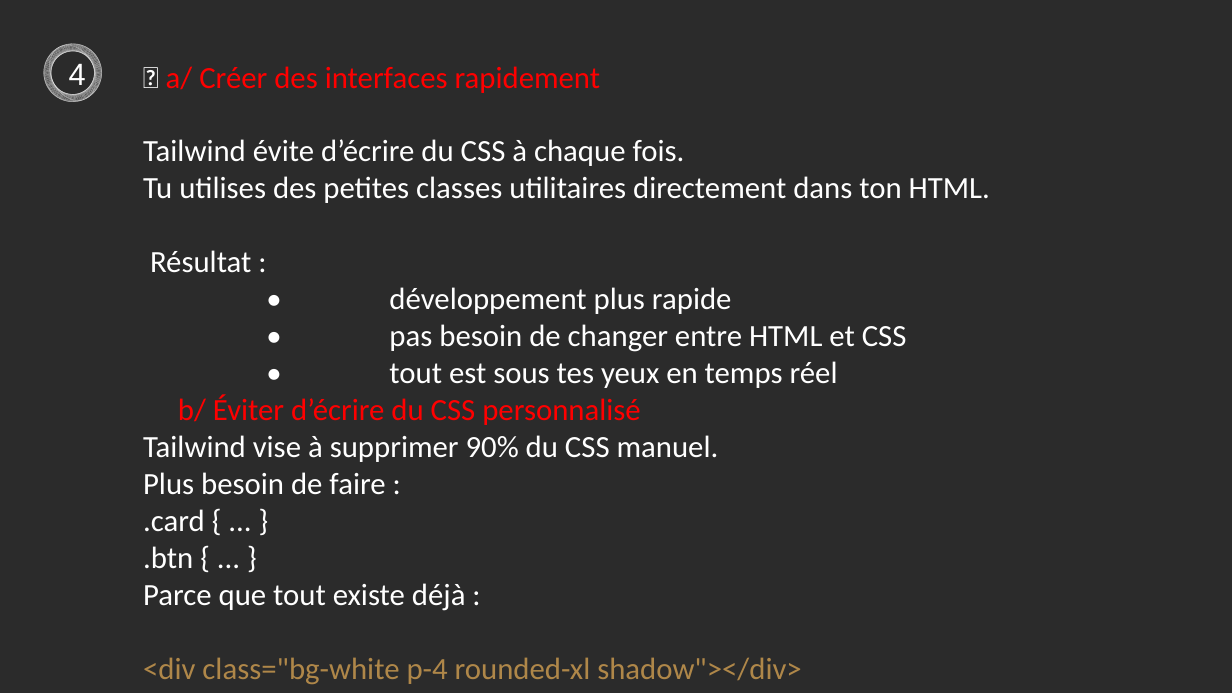
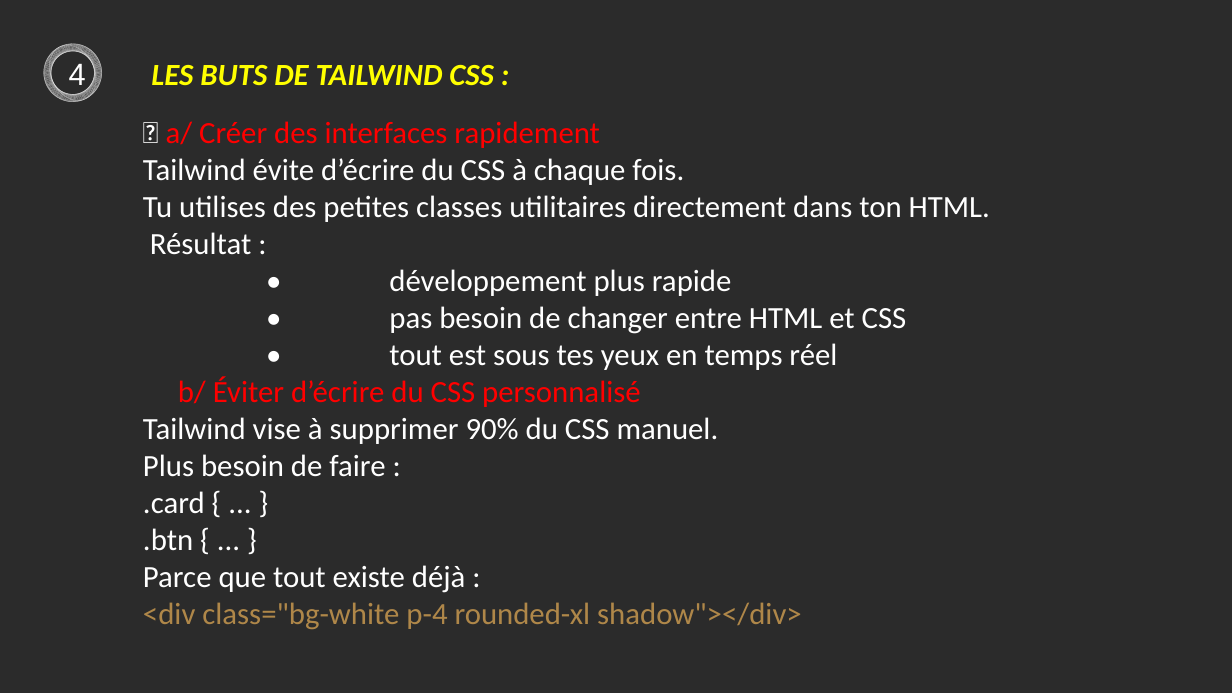
Before and after one commit to anthony07-a/tailwindcss, a slide deck: slide 12 of pptx/tailwind.pptx. Drawn at 1232x693 pixels with LibreOffice and Linux fonts; fonts in the diff are those of the drawing; background and template pictures are left out; a plain dark background stands for a picture behind light text. Boxes give left, top, right and bottom in pixels: in the first picture for what was removed or moved away, otherwise in the second. Text is boxed around its words. In the diff, an @@ line names an element or a change of style, - is before the commit and + after.

```diff
--- a/pptx/tailwind.pptx
+++ b/pptx/tailwind.pptx
@@ text added at (151, 65, 494, 86), 18 pt, text #FFFF00, bold, italic @@
+LES BUTS DE TAILWIND CSS :
@@ text "⿡ a/ Créer des interfaces ..." rewrapped from (143, 66, 990, 679) to (143, 121, 990, 629) @@
```
Also in this commit, not shown: 4 other slides changed, 1 other file.
